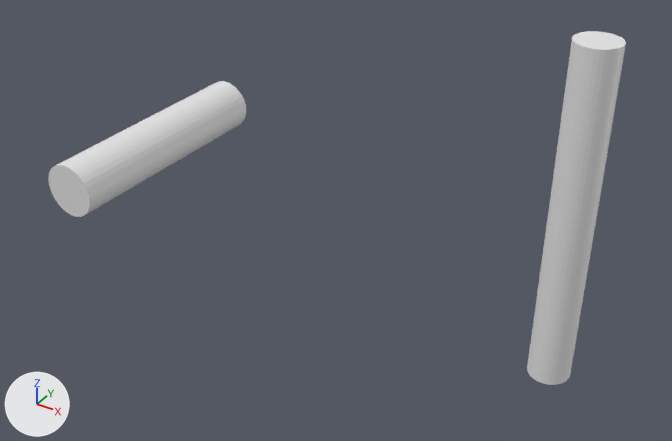
One commit to the Blender file Piston/Piston4.blend: the scene before it, then after it.
Camera for both pictures: a camera (50 mm lens) standing at (7.87, -6.39, 5.4) and looking at (3.43, 0.51, 0.45). The axes (+X, +Y, +Z) are drawn at lower left. The lights are the same throughout. Mesh edges are drawn as thin lines on the coarser meshes.

Names of what the first picture shows: 'CylinderGrande', 'CylinderPequeno'.
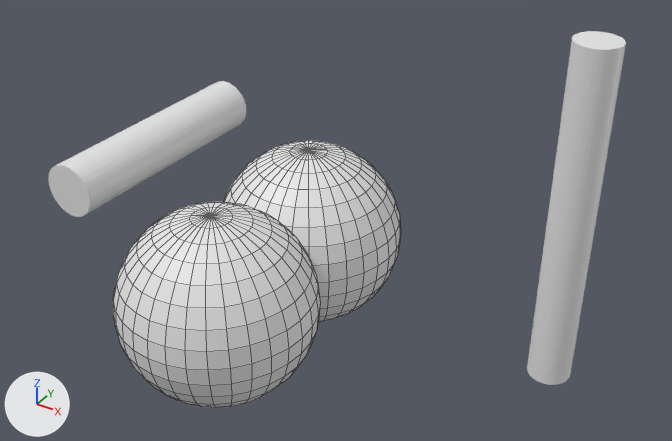
Edits to the bpy script that builds the scene:
```text
Add me_sphere_001:
    me_sphere_001.from_pydata(...)  # a UV sphere (32 segments, 16 rings, poles along z) spanning x -1.0..1.0, y -1.0..1.0, z -1.0..1.0
Add ob_sphere2:
    ob_sphere2 = bpy.data.objects.new('Sphere2', me_sphere_001)
    ob_sphere2.location = (2.901, 0.802, -0.003)
Add ob_sphere1:
    ob_sphere1 = bpy.data.objects.new('Sphere1', me_sphere_001.copy())
    ob_sphere1.location = (2.901, -0.798, -0.003)
```

Changed parts and their boxes (x1, y1, x2, y2) in the pictures (672 x 441 px):
'Sphere1', added
    after: (113, 202, 320, 408)
'Sphere2', added
    after: (224, 140, 401, 322)
